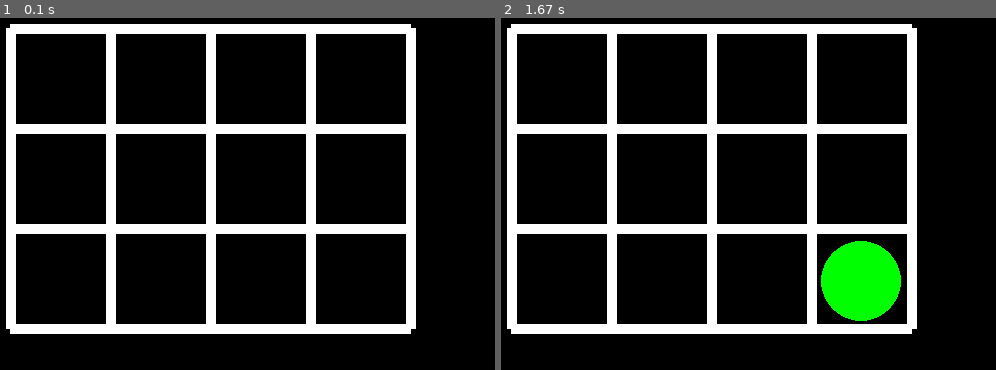
Above: before the commit, frames 1-2 (left to right).
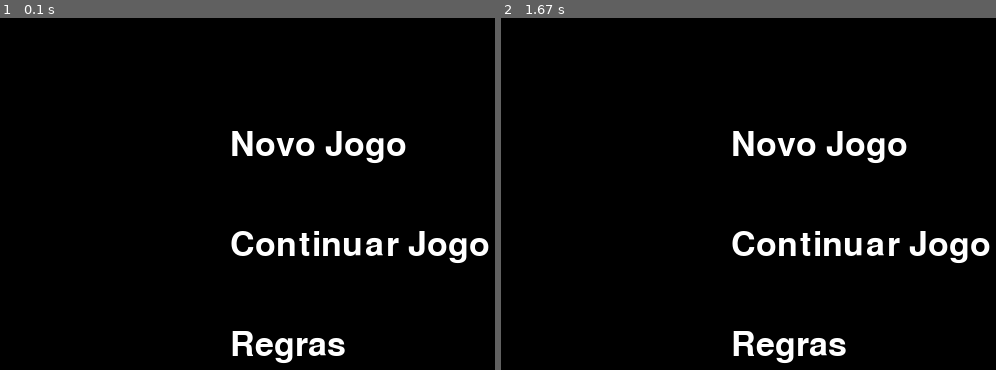
Above: after the commit, the same moments.

Repository: FranciscoMotaa/Trabalho-de-Lab-Semaforos
Game: pygame game, started from Semáforos/Juntar.py
Same seed, same stepped clock (60 frames per second), same inputs: the game is played once before the commit and once after it.
Inputs (mouse positions are in pixels of both pictures, inside the frame that each line leads up to):
- Up to frame 1 (0.1 s): no input
- Up to frame 2 (1.67 s): press the mouse at (822, 341) at 0.37 s; move the mouse to (723, 264) at 0.47 s; release the mouse at (624, 186) at 0.6 s; press the mouse at (822, 243) at 1.2 s; move the mouse to (941, 338) at 1.3 s; release the mouse at (outside the picture) at 1.43 s

The runs differ from the first frame. In frame 1, 20% of the frame differs, in the area x 1-99%, y 1-99%; in frame 2, 23%.

Commit message:
i am trying

Diff:
--- a/Semáforos/Juntar.py
+++ b/Semáforos/Juntar.py
@@ -293,33 +293,76 @@
                 pygame.display.update()
                 matriz[2][3]=3
 
+def jogo(tela):
+    while True:
+        for event in pygame.event.get():
+            if event.type == QUIT:
+                pygame.quit()
+                exit()
+            else:
+                desenha_tabuleiro(tela)
+                area1(tela)
+                area2(tela)
+                area3(tela)
+                area4(tela)
+                area5(tela)
+                area6(tela)
+                area7(tela)
+                area8(tela)
+                area9(tela)
+                area10(tela)
+                area11(tela)
+                area12(tela)
+
 matriz=[
     [0,0,0,0],
     [0,0,0,0],
     [0,0,0,0]
 ]
 
+BLACK = (0, 0, 0)
+WHITE = (255, 255, 255)
 largura=640
 altura=480
 fonte = pygame.font.Font(None, 50)
 tela=pygame.display.set_mode((largura, altura))
 pygame.display.set_caption('Jogo do Semáforo')
-desenha_tabuleiro(tela)
+# Define as posições e dimensões dos botões
+button_width = 200
+button_height = 50
+button1_pos = (largura//2 - button_width//2, 100)
+button2_pos = (largura//2 - button_width//2, 200)
+button3_pos = (largura//2 - button_width//2, 300)
+
+# Cria os textos dos botões
+button1_text = fonte.render("Novo Jogo", True, WHITE)
+button2_text = fonte.render("Continuar Jogo", True, WHITE)
+button3_text = fonte.render("Regras", True, WHITE)
+
 while True:
     for event in pygame.event.get():
-        if event.type == QUIT:
+        if event.type == pygame.QUIT:
             pygame.quit()
             exit()
         else:
-            area1(tela)
-            area2(tela)
-            area3(tela)
-            area4(tela)
-            area5(tela)
-            area6(tela)
-            area7(tela)
-            area8(tela)
-            area9(tela)
-            area10(tela)
-            area11(tela)
-            area12(tela)
+            tela.fill(BLACK)
+            pygame.draw.rect(tela, BLACK, (button1_pos[0], button1_pos[1], button_width, button_height))
+            pygame.draw.rect(tela, BLACK, (button2_pos[0], button2_pos[1], button_width, button_height))
+            pygame.draw.rect(tela, BLACK, (button3_pos[0], button3_pos[1], button_width, button_height))
+            tela.blit(button1_text, (button1_pos[0]+10, button1_pos[1]+10))
+            tela.blit(button2_text, (button2_pos[0]+10, button2_pos[1]+10))
+            tela.blit(button3_text, (button3_pos[0]+10, button3_pos[1]+10))
+            pygame.display.update()
+        if event.type==pygame.MOUSEBUTTONDOWN and event.button == 1:
+            mouse_pos = pygame.mouse.get_pos()
+            if pygame.Rect(button1_pos, (button_width, button_height)).collidepoint(mouse_pos):
+                jogo()
+                pygame.display.update()
+            elif pygame.Rect(button2_pos, (button_width, button_height)).collidepoint(mouse_pos):
+                print("Botão 2 pressionado")
+                pygame.display.update()
+            elif pygame.Rect(button3_pos, (button_width, button_height)).collidepoint(mouse_pos):
+                tela.fill(BLACK)
+                texto=fonte.render(f'Aviso: Não pode alterar esta peça', True, (255,255,255))
+                tela.blit(texto, (1, 1))
+                pygame.display.update()
--- a/Semáforos/TentativaDeMenuByIgor.py
+++ b/Semáforos/TentativaDeMenuByIgor.py
@@ -4,36 +4,46 @@
 
 pygame.init()
 
-button_color = (0,0,0,0) # transparente
-hover_color = (255,255,255,100) # branco transparente
-click_color = (255,255,255,150) # branco transparente
+BLACK = (0, 0, 0)
+WHITE = (255, 255, 255)
 
-button_surface = pygame.Surface((100, 50))
-button_surface.fill(button_color)
-button_rect = button_surface.get_rect()
-button_rect.center = (300, 200)
-fundo_imagem = pygame.image.load('FundoSemaforos.png')
+pygame.init()
+
 largura=640
 altura=480
 fonte = pygame.font.Font(None, 50)
 tela=pygame.display.set_mode((largura, altura))
-pygame.display.set_caption('Jogo do Semáforo')
+
+# Define as posições e dimensões dos botões
+button_width = 200
+button_height = 50
+button1_pos = (largura//2 - button_width//2, 100)
+button2_pos = (largura//2 - button_width//2, 200)
+button3_pos = (largura//2 - button_width//2, 300)
+
+# Cria os textos dos botões
+button1_text = fonte.render("Novo Jogo", True, WHITE)
+button2_text = fonte.render("Continuar Jogo", True, WHITE)
+button3_text = fonte.render("Regras", True, WHITE)
+
 while True:
     for event in pygame.event.get():
         if event.type == pygame.QUIT:
             pygame.quit()
             exit()
-        if event.type == pygame.MOUSEMOTION:
-            if button_rect.collidepoint(event.pos):
-                button_surface.fill(hover_color)
-            else:
-                button_surface.fill(button_color)
-        if event.type == pygame.MOUSEBUTTONDOWN:
-            if button_rect.collidepoint(event.pos):
-                button_surface.fill(click_color)
-        if event.type == pygame.MOUSEBUTTONUP:
-            if button_rect.collidepoint(event.pos):
-                button_surface.fill(hover_color)
-
-    tela.blit(fundo_imagem, (0, 0))
-    tela.blit(button_surface, button_rect)
+        tela.fill(BLACK)
+        pygame.draw.rect(tela, BLACK, (button1_pos[0], button1_pos[1], button_width, button_height))
+        pygame.draw.rect(tela, BLACK, (button2_pos[0], button2_pos[1], button_width, button_height))
+        pygame.draw.rect(tela, BLACK, (button3_pos[0], button3_pos[1], button_width, button_height))
+        tela.blit(button1_text, (button1_pos[0]+10, button1_pos[1]+10))
+        tela.blit(button2_text, (button2_pos[0]+10, button2_pos[1]+10))
+        tela.blit(button3_text, (button3_pos[0]+10, button3_pos[1]+10))
+        pygame.display.update()
+        if event.type==pygame.MOUSEBUTTONDOWN and event.button == 1:
+            mouse_pos = pygame.mouse.get_pos()
+            if pygame.Rect(button1_pos, (button_width, button_height)).collidepoint(mouse_pos):
+                print("Botão 1 pressionado")
+            elif pygame.Rect(button2_pos, (button_width, button_height)).collidepoint(mouse_pos):
+                print("Botão 2 pressionado")
+            elif pygame.Rect(button3_pos, (button_width, button_height)).collidepoint(mouse_pos):
+                print("Botão 3 pressionado")
--- a/Semáforos/regras.txt
+++ b/Semáforos/regras.txt
@@ -1,5 +1,4 @@
-Em cada jogada, cada jogador realiza uma das seguintes acções:
- Coloca uma peça verde num quadrado
+Em cada jogada, cada jogador realiza uma das seguintes acções: Coloca uma peça verde num quadrado
 vazio;
  Substitui uma peça verde por uma peça amarela;
  Substitui uma peça amarela por uma peça vermelha.
